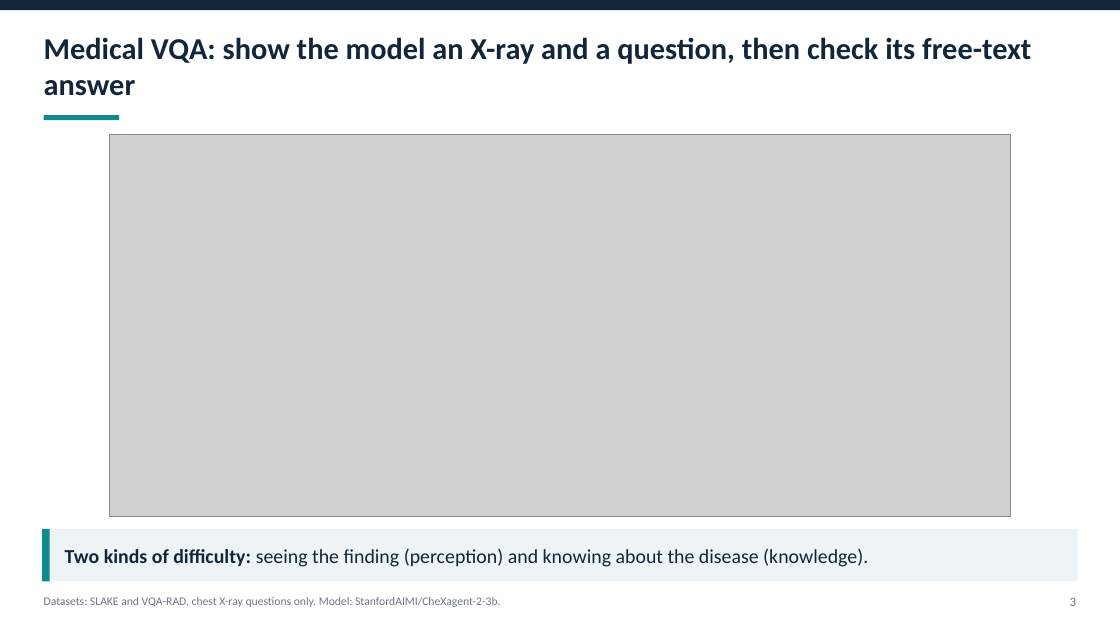
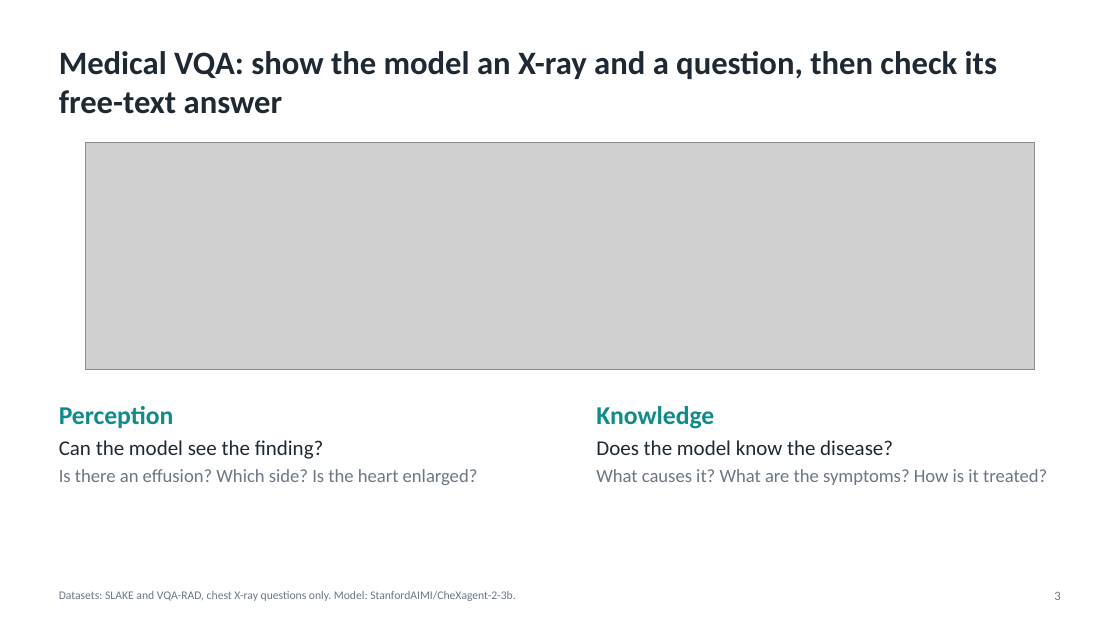
Before and after one commit to Ankritjarngal/medvqa-cxr-chexagent, a slide deck: slide 3 of deliverables/presentation/Medical_VQA_CXR_Project_Presentation.pptx. Drawn at 1120x630 pixels with LibreOffice and Linux fonts; fonts in the diff are those of the drawing; grey boxes stand for pictures. Boxes give left, top, right and bottom in pixels: in the first picture for what was removed or moved away, otherwise in the second. Text is boxed around its words. In the diff, an @@ line names an element or a change of style, - is before the commit and + after.

```diff
--- a/deliverables/presentation/Medical_VQA_CXR_Project_Presentation.pptx
+++ b/deliverables/presentation/Medical_VQA_CXR_Project_Presentation.pptx
@@ rectangle removed at [0,0,1120,10] @@
@@ text "Medical VQA: show the model ...": place and size @@
-text "Medical VQA: show the model ..." at [44,37,1031,96]
+text "Medical VQA: show the model ..." at [59,51,997,114]
@@ text "Medical VQA: show the model ..." at [59,51,997,114]: size 26 to 28 pt, text colour #12263A to #1F2933; vertical alignment middle to top @@
@@ rectangle removed at [44,115,119,120] @@
@@ picture: place and size @@
-picture at [109,134,1011,517]
+picture at [86,143,1035,370]
@@ text added at [59,406,478,485], 16 pt, text #6B7785 @@
+Perception
+Can the model see the finding?
+Is there an effusion? Which side? Is the heart enlarged?
@@ text added at [596,406,1047,485], 16 pt, text #6B7785 @@
+Knowledge
+Does the model know the disease?
+What causes it? What are the symptoms? How is it treated?
@@ rectangle removed at [42,529,1078,581] @@
@@ rectangle removed at [42,529,50,581] @@
@@ text removed at [65,548,868,567] @@
-Two kinds of difficulty: seeing the finding (perception) and knowing about the disease (knowledge).
@@ text "Datasets: SLAKE and VQA-RAD, chest ...": place and size @@
-text "Datasets: SLAKE and VQA-RAD, chest ..." at [44,597,500,607]
+text "Datasets: SLAKE and VQA-RAD, chest ..." at [59,591,515,601]
@@ text "3": place and size @@
-text "3" at [1070,598,1076,606]
+text "3" at [1054,591,1060,600]
```
Also in this commit, not shown: 9 other slides changed, 2 slides added, 2 slides removed, 56 other files.
